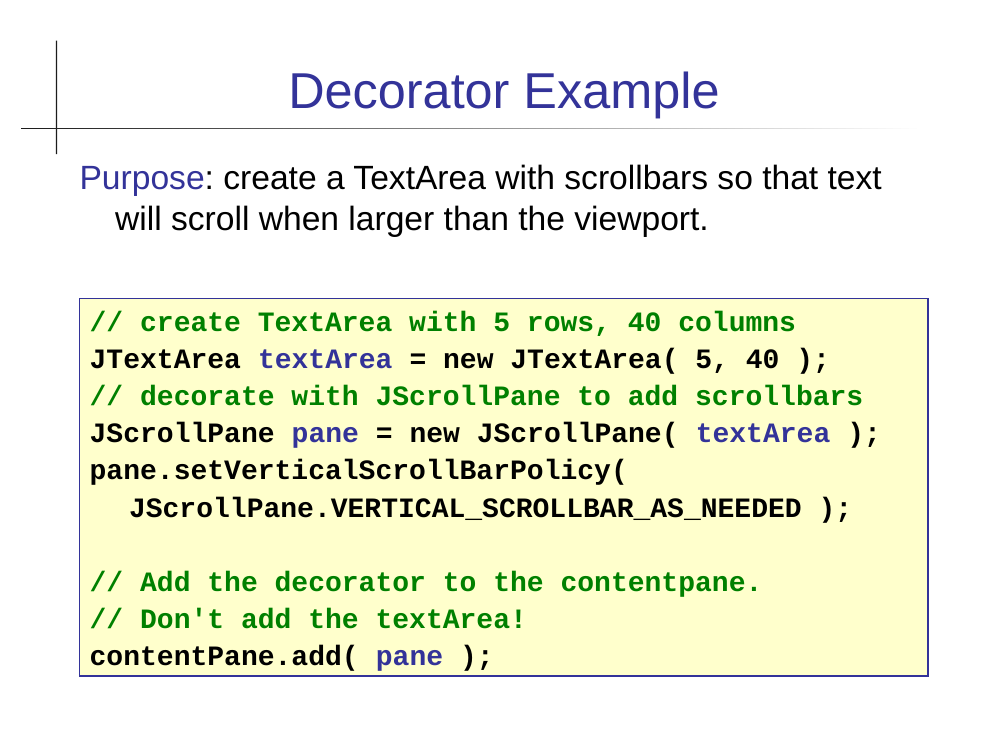
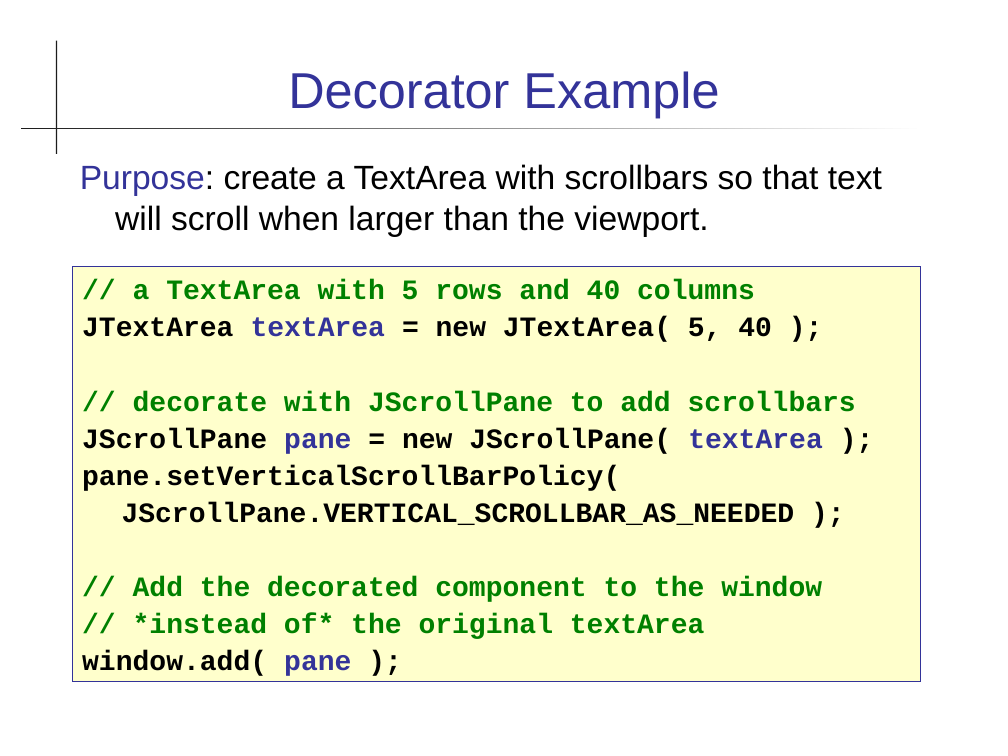
Before and after one commit to skeoop/skeoop.github.io, a slide deck: slide 3 of patterns/Decorator-Pattern.ppt (slide 2 before the commit). Drawn at 1008x756 pixels with LibreOffice and Linux fonts; fonts in the diff are those of the drawing. Boxes give left, top, right and bottom in pixels: in the first picture for what was removed or moved away, otherwise in the second. Text is boxed around its words. In the diff, an @@ line names an element or a change of style, - is before the commit and + after.

```diff
--- a/patterns/Decorator-Pattern.ppt
+++ b/patterns/Decorator-Pattern.ppt
@@ rectangle "// a TextArea with 5 ...": place and size @@
-rectangle "// a TextArea with 5 ..." at bbox=[80, 298, 928, 676]
+rectangle "// a TextArea with 5 ..." at bbox=[73, 267, 921, 682]
@@ text in rectangle at bbox=[133, 280, 755, 300]: text changed @@
-// create TextArea with 5 rows, 40 columns
+// a TextArea with 5 rows and 40 columns
@@ text in rectangle at bbox=[82, 576, 822, 676]: text changed @@
-// Add the decorator to the contentpane.
-// Don't add the textArea!
-contentPane.add( pane );
+// Add the decorated component to the window
+// *instead of* the original textArea
+window.add( pane );
```
Also in this commit, not shown: 4 other slides changed, 6 slides added, 39 other files.
